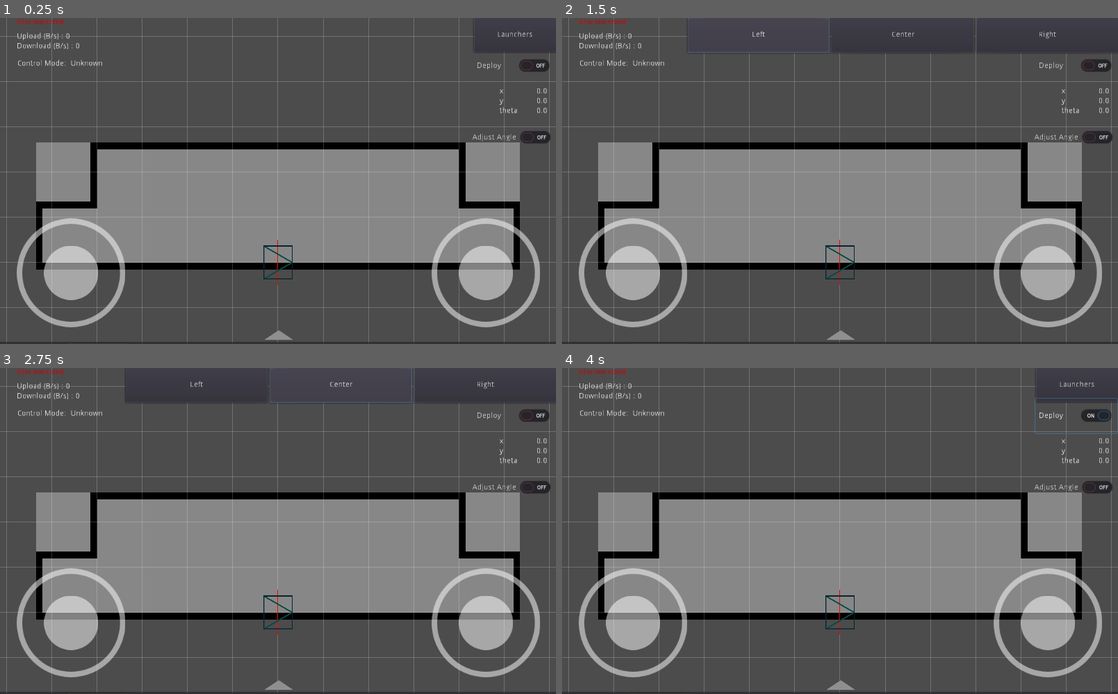
Above: before the commit, frames 1-4 (two rows, left to right).
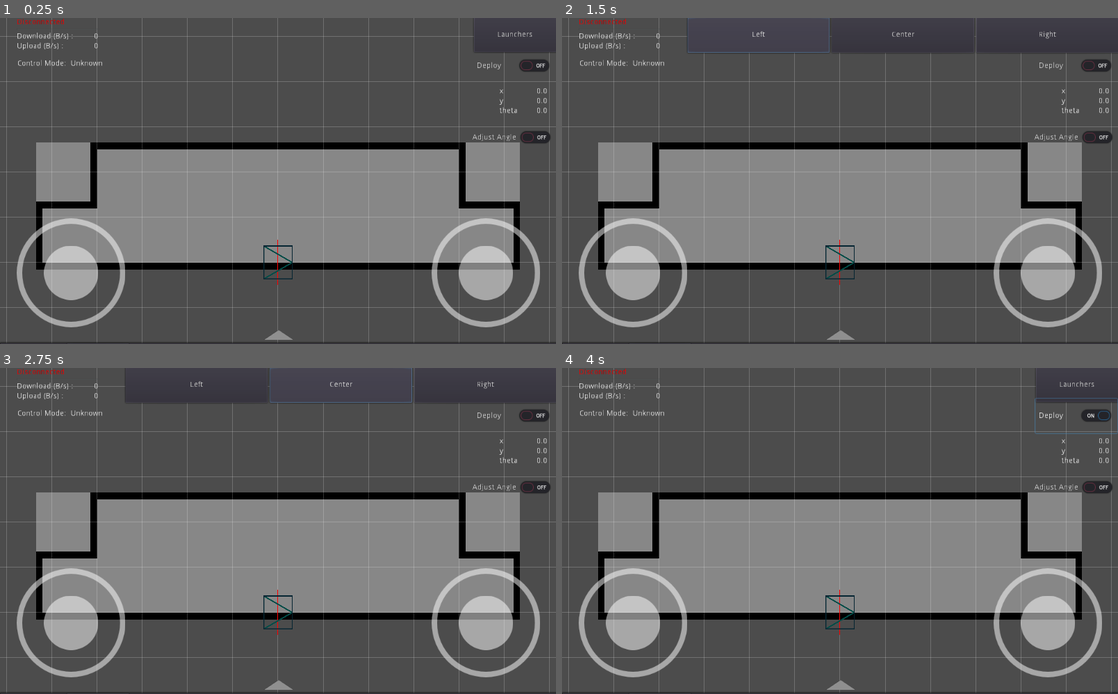
Above: after the commit, the same moments.

Repository: omuct-robotclub/nhk-2022-team-a-controller
Game: Godot game, scene res://scenes/main.tscn
The game is run twice, just before and just after one commit, with the same random seed, the same clock (stepped at 60 frames per second) and the same inputs.
Inputs:
- Up to frame 1 (0.25 s): no input
- Up to frame 2 (1.5 s): click "Launchers" at 0.5 s; click "Left" at 1.25 s
- Up to frame 3 (2.75 s): click "Center" at 2 s
- Up to frame 4 (4 s): click "Right" at 2.75 s; click "Deploy" at 3.5 s

The runs differ from the first frame. In frame 1, 0.2% of the frame differs, in the area x 3-18%, y 4-10%; in frame 2, 0.2%; in frame 3, 0.2%; in frame 4, 0.2%.
Error after the commit: Parse Error: The identifier "_manual_control" isn't declared in the current scope. (res://scripts/ui/ui.gd:35)

Commit message:
organize project structure

Diff:
--- a/project.godot
+++ b/project.godot
@@ -42,7 +42,7 @@
 "base": "Container",
 "class": "ScrollTabContainer",
 "language": "GDScript",
-"path": "res://scripts/scroll_tab_container.gd"
+"path": "res://scripts/ui/scroll_tab_container.gd"
 }, {
 "base": "Sprite",
 "class": "Spot",
--- /dev/null
+++ b/scenes/connection_indicator.tscn
@@ -0,0 +1,66 @@
+[gd_scene load_steps=2 format=2]
+
+[ext_resource path="res://scripts/ui/connection_indicator.gd" type="Script" id=2]
+
+[node name="ConnectionIndicator" type="VBoxContainer"]
+margin_left = 30.0
+margin_top = 2.0
+margin_right = 180.0
+margin_bottom = 60.0
+mouse_filter = 2
+size_flags_horizontal = 2
+size_flags_vertical = 3
+script = ExtResource( 2 )
+
+[node name="ConnectionState" type="Label" parent="."]
+unique_name_in_owner = true
+self_modulate = Color( 1, 0, 0, 1 )
+margin_right = 150.0
+margin_bottom = 14.0
+text = "Disconnected"
+
+[node name="HSeparator" type="HSeparator" parent="."]
+margin_top = 18.0
+margin_right = 150.0
+margin_bottom = 22.0
+rect_min_size = Vector2( 150, 0 )
+
+[node name="NetStatIndicator" type="VBoxContainer" parent="."]
+margin_top = 26.0
+margin_right = 150.0
+margin_bottom = 58.0
+
+[node name="DownloadSpeed" type="HBoxContainer" parent="NetStatIndicator"]
+margin_right = 150.0
+margin_bottom = 14.0
+
+[node name="Label" type="Label" parent="NetStatIndicator/DownloadSpeed"]
+margin_right = 108.0
+margin_bottom = 14.0
+text = "Download (B/s) : "
+
+[node name="Download" type="Label" parent="NetStatIndicator/DownloadSpeed"]
+unique_name_in_owner = true
+margin_left = 112.0
+margin_right = 150.0
+margin_bottom = 14.0
+size_flags_horizontal = 11
+align = 2
+
+[node name="UploadSpeed" type="HBoxContainer" parent="NetStatIndicator"]
+margin_top = 18.0
+margin_right = 150.0
+margin_bottom = 32.0
+
+[node name="Label" type="Label" parent="NetStatIndicator/UploadSpeed"]
+margin_right = 90.0
+margin_bottom = 14.0
+text = "Upload (B/s) : "
+
+[node name="Upload" type="Label" parent="NetStatIndicator/UploadSpeed"]
+unique_name_in_owner = true
+margin_left = 94.0
+margin_right = 150.0
+margin_bottom = 14.0
+size_flags_horizontal = 11
+align = 2
--- a/scenes/control_panel.tscn
+++ b/scenes/control_panel.tscn
@@ -3,7 +3,7 @@
 [ext_resource path="res://scripts/ui/bottom_panel_controller.gd" type="Script" id=1]
 [ext_resource path="res://images/expand_button.svg" type="Texture" id=2]
 [ext_resource path="res://scenes/loader_controller_panel.tscn" type="PackedScene" id=3]
-[ext_resource path="res://scripts/scroll_tab_container.gd" type="Script" id=4]
+[ext_resource path="res://scripts/ui/scroll_tab_container.gd" type="Script" id=4]
 
 [sub_resource type="Animation" id=1]
 resource_name = "OpenAnim"
--- a/scenes/ui.tscn
+++ b/scenes/ui.tscn
@@ -3,11 +3,11 @@
 [ext_resource path="res://thirdparty/joystick/virtual_joystick.tscn" type="PackedScene" id=1]
 [ext_resource path="res://scripts/ui/ui.gd" type="Script" id=2]
 [ext_resource path="res://scenes/control_panel.tscn" type="PackedScene" id=3]
-[ext_resource path="res://scripts/ui/net_stat_indicator.gd" type="Script" id=4]
+[ext_resource path="res://scenes/connection_indicator.tscn" type="PackedScene" id=4]
 [ext_resource path="res://scripts/ui/launcher_controller.gd" type="Script" id=5]
-[ext_resource path="res://scripts/deploy_button.gd" type="Script" id=6]
-[ext_resource path="res://scripts/control_mode_indicator.gd" type="Script" id=7]
-[ext_resource path="res://scripts/position_indicator.gd" type="Script" id=8]
+[ext_resource path="res://scripts/ui/deploy_button.gd" type="Script" id=6]
+[ext_resource path="res://scripts/ui/control_mode_indicator.gd" type="Script" id=7]
+[ext_resource path="res://scripts/ui/position_indicator.gd" type="Script" id=8]
 
 [sub_resource type="InputEventAction" id=1]
 action = "toggle_deploy"
@@ -53,44 +53,7 @@
 action_up = "up"
 action_down = "down"
 
-[node name="ConnectionIndicator" type="VBoxContainer" parent="."]
-margin_left = 30.0
-margin_top = 2.0
-margin_right = 180.0
-margin_bottom = 60.0
-mouse_filter = 2
-size_flags_horizontal = 2
-size_flags_vertical = 3
-
-[node name="ConnectionState" type="Label" parent="ConnectionIndicator"]
-unique_name_in_owner = true
-self_modulate = Color( 1, 0, 0, 1 )
-margin_right = 150.0
-margin_bottom = 14.0
-text = "Disconnected"
-
-[node name="HSeparator" type="HSeparator" parent="ConnectionIndicator"]
-margin_top = 18.0
-margin_right = 150.0
-margin_bottom = 22.0
-rect_min_size = Vector2( 150, 0 )
-
-[node name="NetStatIndicator" type="VBoxContainer" parent="ConnectionIndicator"]
-margin_top = 26.0
-margin_right = 150.0
-margin_bottom = 58.0
-script = ExtResource( 4 )
-
-[node name="UploadSpeed" type="Label" parent="ConnectionIndicator/NetStatIndicator"]
-margin_right = 150.0
-margin_bottom = 14.0
-text = "Upload (B/s) : "
-
-[node name="DownloadSpeed" type="Label" parent="ConnectionIndicator/NetStatIndicator"]
-margin_top = 18.0
-margin_right = 150.0
-margin_bottom = 32.0
-text = "Download (B/s) : "
+[node name="ConnectionIndicator" parent="." instance=ExtResource( 4 )]
 
 [node name="ControlModeIndicator" type="HBoxContainer" parent="."]
 margin_left = 31.0
--- a/scenes/visualization.tscn
+++ b/scenes/visualization.tscn
@@ -7,7 +7,7 @@
 [ext_resource path="res://images/robot_icon.svg" type="Texture" id=5]
 [ext_resource path="res://scripts/visualizers/waypoint_visualizer.gd" type="Script" id=6]
 [ext_resource path="res://images/real_map.png" type="Texture" id=7]
-[ext_resource path="res://scripts/angle_adjuster.gd" type="Script" id=8]
+[ext_resource path="res://scripts/visualizers/angle_adjuster.gd" type="Script" id=8]
 
 [node name="Visualization" type="Node2D"]
 
--- a/scripts/control_mode_indicator.gd
+++ /dev/null
@@ -1,24 +0,0 @@
-extends HBoxContainer
-
-
-export var manual_control_color := Color.orange
-export var auto_control_color := Color.green
-
-
-var _param_event_handler := rosbridge.create_parameter_event_handler("/rud_controller_node", funcref(self, "_on_param_changed"))
-
-
-func _ready() -> void:
-    pass
-
-func _set_manual_control(manual_control: bool) -> void:
-    if manual_control:
-        $Indicator.self_modulate = manual_control_color
-        $Indicator.text = "Manual"
-    else:
-        $Indicator.self_modulate = auto_control_color
-        $Indicator.text = "Auto"
-
-func _on_param_changed(name: String, value) -> void:
-    if name == "enable_control":
-        _set_manual_control(not value)
--- a/scripts/controller.gd
+++ b/scripts/controller.gd
@@ -1,19 +1,24 @@
 extends Node
 
+export var linear_deadzone := 0.01
+export var angular_deadzone := 0.01
 export var twist_publish_rate := 30
 onready var _last_twist_publish_time := OS.get_ticks_msec()
 
 func _ready() -> void:
     pass
 
+func _process(_delta: float) -> void:
+    var now := OS.get_ticks_msec()
+    if (now - _last_twist_publish_time) < (1 / twist_publish_rate): return
+
+    var linear := Input.get_vector("backward", "forward", "right", "left")
+    var angular := Input.get_axis("turn_right", "turn_left")
+    if linear.length() < linear_deadzone or abs(angular) < angular_deadzone:
+        robot.set_velocity(linear, angular)
+        _last_twist_publish_time = now
+
 func _input(event: InputEvent) -> void:
-#    var linear := Input.get_vector("backward", "forward", "right", "left")
-#    var angular := Input.get_axis("turn_right", "turn_left")
-#    var now := OS.get_ticks_msec()
-#    if linear.length() < 0.01 or abs(angular) < 0.01 and (now - _last_twist_publish_time) > (1 / twist_publish_rate):
-#        robot.set_velocity(linear, angular)
-#        _last_twist_publish_time = now
-
     if Input.is_action_just_pressed("step_turn_left"):
         robot.move_to(robot.position, robot.rotation - deg2rad(0.5))
     if Input.is_action_just_pressed("step_turn_right"):
--- /dev/null
+++ b/scripts/ui/connection_indicator.gd
@@ -0,0 +1,25 @@
+extends VBoxContainer
+
+
+onready var _connection_state := $"%ConnectionState"
+onready var _download := $"%Download"
+onready var _upload := $"%Upload"
+
+
+func _ready() -> void:
+    var err := rosbridge.connect("connection_established", self, "_on_connection_established")
+    err = err || rosbridge.connect("disconnected", self, "_on_disconnected")
+
+    assert(err == OK)
+
+func _on_connection_established() -> void:
+    _connection_state.self_modulate = Color.green
+    _connection_state.text = "Connected"
+
+func _on_disconnected() -> void:
+    _connection_state.self_modulate = Color.red
+    _connection_state.text = "Disconnected"
+
+func _process(_delta: float) -> void:
+    _download.text = str(rosbridge.download_speed)
+    _upload.text = str(rosbridge.upload_speed)
--- /dev/null
+++ b/scripts/ui/control_mode_indicator.gd
@@ -0,0 +1,19 @@
+extends HBoxContainer
+
+
+export var manual_control_color := Color.orange
+export var auto_control_color := Color.green
+
+
+func _ready() -> void:
+    var err := robot.connect("control_mode_changed", self, "_on_control_mode_changed")
+    assert(err == OK)
+
+func _on_control_mode_changed(mode: int) -> void:
+    match mode:
+        Robot.ControlMode.MANUAL:
+            $Indicator.self_modulate = manual_control_color
+            $Indicator.text = "Manual"
+        Robot.ControlMode.AUTO:
+            $Indicator.self_modulate = auto_control_color
+            $Indicator.text = "Auto"
--- a/scripts/ui/net_stat_indicator.gd
+++ /dev/null
@@ -1,10 +0,0 @@
-extends VBoxContainer
-
-
-onready var _download_text: String = $DownloadSpeed.text
-onready var _upload_text: String = $UploadSpeed.text
-
-
-func _process(_delta):
-    $DownloadSpeed.text = _download_text + str(rosbridge.download_speed)
-    $UploadSpeed.text = _upload_text + str(rosbridge.upload_speed)
--- a/scripts/ui/ui.gd
+++ b/scripts/ui/ui.gd
@@ -1,35 +1,14 @@
 extends Control
 
 
-export var max_twist_publish_rate := 30.0 setget set_max_twist_publish_rate
-export var min_twist_publish_rate := 4.0
 export var linear_scale := 1.0
 export var angular_scale := 1.0
 
-var _twist_pub: RosBridge.Publisher
-var _timer: Timer
-var _param_cli: RosBridge.Client
-var _last_twist_publish: float
-
-var _prev_linear: Vector3
-var _prev_angular: Vector3
-
-var _param_event_handler := rosbridge.create_parameter_event_handler("/rud_controller_node", funcref(self, "_on_param_changed"))
-var _manual_control := false
-
-# aaa
 
 func _ready():
     var err := rosbridge.connect("connection_established", self, "_on_connection_established")
     err = err || rosbridge.connect("disconnected", self, "_on_disconnected")
     err = err || Input.connect("joy_connection_changed", self, "_on_joy_connection_changed")
-
-    _timer = Timer.new()
-    err = err || _timer.connect("timeout", self, "_publish_twist")
-    _timer.one_shot = false
-    set_max_twist_publish_rate(max_twist_publish_rate)
-    add_child(_timer)
-    _timer.start()
 
     err = err || $"%LeftJoystick".connect("pressed", self, "_on_joystick_pressed")
     err = err || $"%RightJoystick".connect("pressed", self, "_on_joystick_pressed")
@@ -40,61 +19,10 @@
         $"%LeftJoystick".hide()
         $"%RightJoystick".hide()
 
-func _get_linear_input() -> Vector3:
-    return Vector3(
-        Input.get_action_strength("forward") - Input.get_action_strength("backward"),
-        Input.get_action_strength("left") - Input.get_action_strength("right"),
-        0.0)
-
-func _get_angular_input() -> Vector3:
-    return Vector3(
-        0.0,
-        0.0,
-        Input.get_action_strength("turn_left") - Input.get_action_strength("turn_right"))
-
-func _publish_twist():
-    if _twist_pub == null: return
-
-    var linear := _get_linear_input() * linear_scale
-    var angular := _get_angular_input() * angular_scale
-
-    var now = Time.get_ticks_msec() / 1000.0
-    if linear != _prev_linear or angular != _prev_angular or ((now - _last_twist_publish) >= 1.0 / min_twist_publish_rate and _manual_control):
-        if _twist_pub != null and _param_cli != null:
-            _prev_linear = linear
-            _prev_angular = angular
-            var msg = {
-                "linear": {
-                    "x": linear.x,
-                    "y": linear.y,
-                    "z": linear.z,
-                },
-                "angular": {
-                    "x": angular.x,
-                    "y": angular.y,
-                    "z": angular.z,
-                },
-            }
-            _twist_pub.publish(msg)
-            _last_twist_publish = now
-            if not _manual_control:
-                rosbridge.set_parameter("/rud_controller_node", "enable_control", false)
-                _manual_control = true
-                print("manual control: ", _manual_control)
-
 func _on_joystick_pressed():
-    if not _manual_control:
-        rosbridge.set_parameter("/rud_controller_node", "enable_control", false)
-        _manual_control = true
-        print("manual control: ", _manual_control)
-
-func set_max_twist_publish_rate(rate: float):
-    _timer.wait_time = 1.0 / rate
-    max_twist_publish_rate = rate
+    robot.control_mode = Robot.ControlMode.MANUAL
 
 func _on_connection_established():
-    _twist_pub = rosbridge.create_publisher("geometry_msgs/Twist", "/cmd_vel")
-    _param_cli = rosbridge.create_client("/rud_controller_node/set_parameters")
     $"%ConnectionState".text = "Connected"
     $"%ConnectionState".self_modulate = Color(0.0, 1.0, 0.0)
 
@@ -110,9 +38,9 @@
 func _on_joy_connection_changed(device_id: int, connected: bool) -> void:
     if connected:
         print("Joystick connected: ", Input.get_joy_name(device_id))
-        $LeftJoystick.hide()
-        $RightJoystick.hide()
+        $"%LeftJoystick".hide()
+        $"%RightJoystick".hide()
     else:
         print("Joystick disconnected: ", Input.get_joy_name(device_id))
-        $LeftJoystick.show()
-        $RightJoystick.show()
+        $"%LeftJoystick".show()
+        $"%RightJoystick".show()
--- a/ut_test.tscn
+++ b/ut_test.tscn
@@ -1,6 +1,6 @@
 [gd_scene load_steps=2 format=2]
 
-[ext_resource path="res://scripts/scroll_tab_container.gd" type="Script" id=1]
+[ext_resource path="res://scripts/ui/scroll_tab_container.gd" type="Script" id=1]
 
 [node name="Container" type="Container"]
 anchor_right = 1.0
Renamed: scripts/adjust_angle_button.gd -> scripts/ui/adjust_angle_button.gd
Renamed: scripts/deploy_button.gd -> scripts/ui/deploy_button.gd
Renamed: scripts/position_indicator.gd -> scripts/ui/position_indicator.gd
Renamed: scripts/scroll_tab_container.gd -> scripts/ui/scroll_tab_container.gd
Renamed: scripts/angle_adjuster.gd -> scripts/visualizers/angle_adjuster.gd
